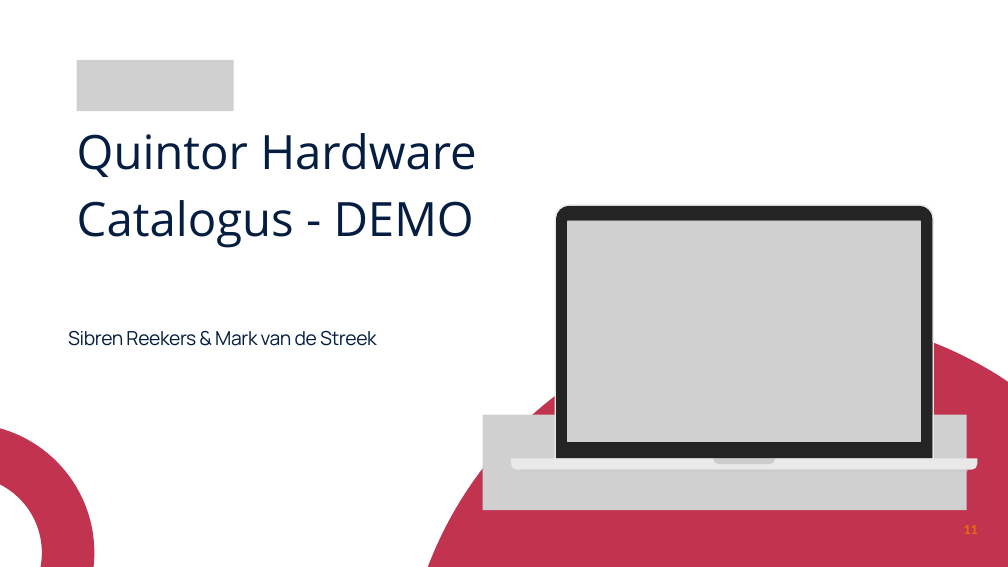
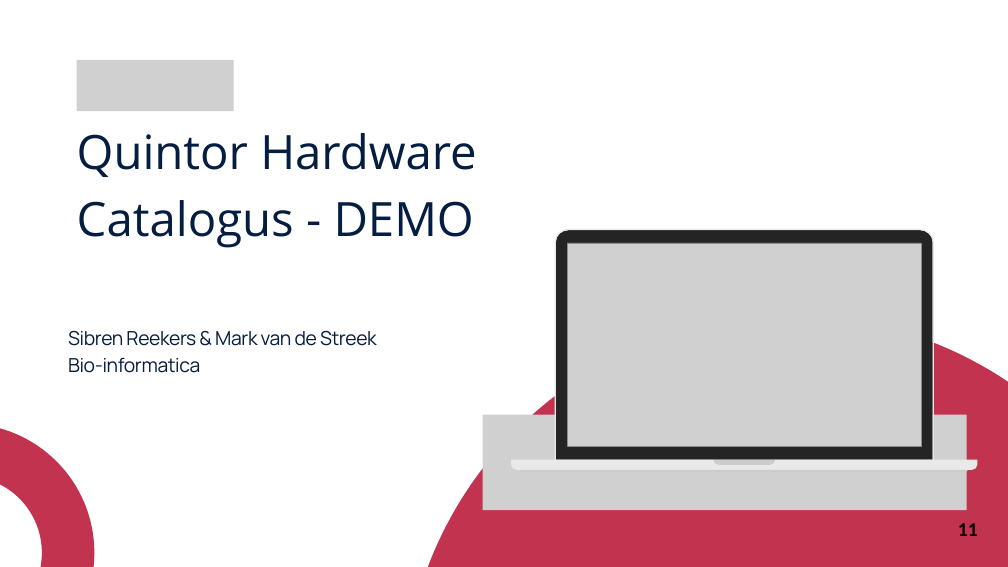
Before and after one commit to MarkStreek/QuintorCatalogBackEnd, a slide deck: slide 11 of docs/presentatie.pptx. Drawn at 1008x567 pixels with LibreOffice and Linux fonts; fonts in the diff are those of the drawing; grey boxes stand for pictures. Boxes give left, top, right and bottom in pixels: in the first picture for what was removed or moved away, otherwise in the second. Text is boxed around its words. In the diff, an @@ line names an element or a change of style, - is before the commit and + after.

```diff
--- a/docs/presentatie.pptx
+++ b/docs/presentatie.pptx
@@ freeform shape resized from (x1=511, y1=205, x2=977, y2=470) to (x1=511, y1=229, x2=977, y2=470) @@
@@ freeform shape resized from (x1=556, y1=206, x2=933, y2=458) to (x1=556, y1=230, x2=933, y2=459) @@
@@ picture resized from (x1=568, y1=221, x2=921, y2=442) to (x1=568, y1=243, x2=921, y2=446) @@
@@ text at (x1=68, y1=357, x2=200, y2=373): paragraph added @@
+Bio-informatica
@@ freeform shape at (x1=713, y1=460, x2=775, y2=465): outline redrawn @@
@@ page number at (x1=958, y1=523, x2=978, y2=536): size 20 to 28 pt, text colour #E46C0A to #000000 @@
```
Also in this commit, not shown: 6 other slides changed, 6 other files.
